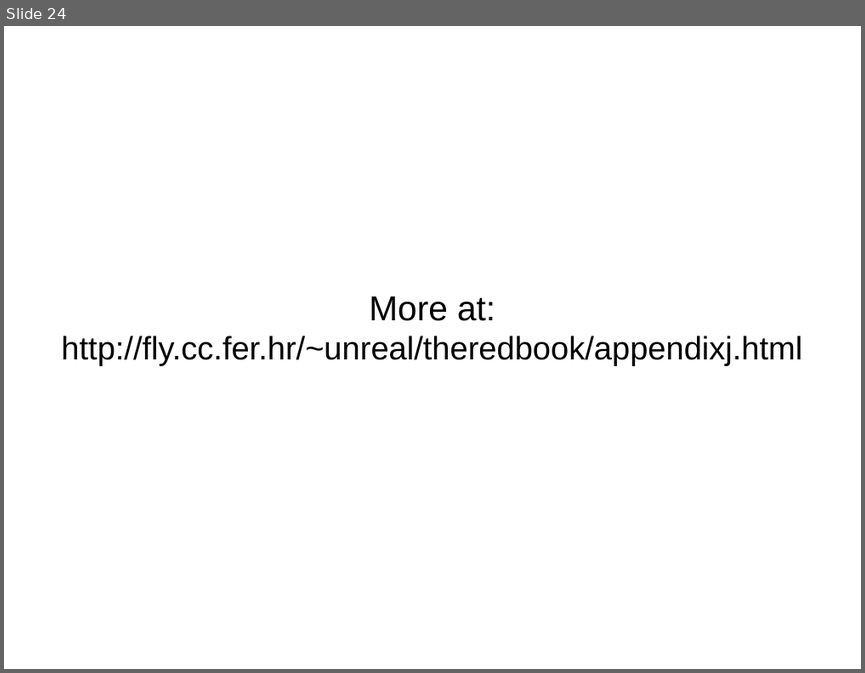
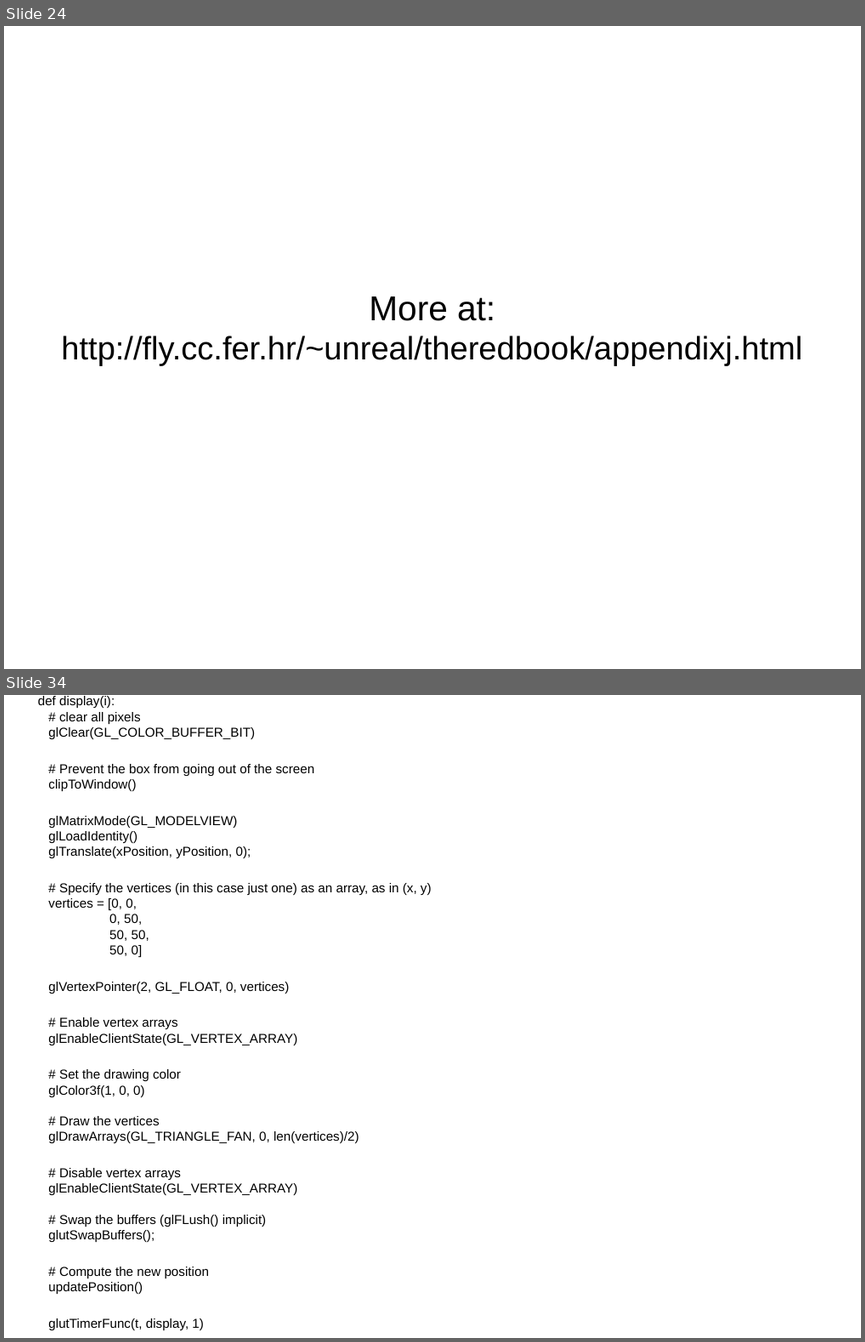
Before and after one commit to plumenator/code, a slide deck: opengl/tutorial/OpenGL Tutorial.odp. Shown one above the other, each under a label of ours: slide 24 before the commit, slides 24 and 34 after it; the slides between them are not shown. The pictures are 865x673 and 865x1342 pixels, drawn with LibreOffice and Linux fonts; fonts in the diff are those of the drawing. Boxes give left, top, right and bottom in pixels: in the first picture for what was removed or moved away, otherwise in the second. Text is boxed around its words. In the diff, an @@ line names an element or a change of style, - is before the commit and + after.

```diff
--- a/opengl/tutorial/OpenGL Tutorial.odp
+++ b/opengl/tutorial/OpenGL Tutorial.odp
@@ slide 34 added at [4,695,861,1338], background #FFFFFF @@
@@ subtitle added at [48,712,432,1293], 12 pt, text #000000 @@
+def display(i):
+# clear all pixels
+glClear(GL_COLOR_BUFFER_BIT)
+# Prevent the box from going out of the screen
+clipToWindow()
+glMatrixMode(GL_MODELVIEW)
+glLoadIdentity()
+glTranslate(xPosition, yPosition, 0);
+# Specify the vertices (in this case just one) as an array, as in (x, y)
+vertices = [0, 0,
+0, 50,
+50, 50,
+50, 0]
+glVertexPointer(2, GL_FLOAT, 0, vertices)
+# Enable vertex arrays
+glEnableClientState(GL_VERTEX_ARRAY)
+# Set the drawing color
+glColor3f(1, 0, 0)
+# Draw the vertices
+glDrawArrays(GL_TRIANGLE_FAN, 0, len(vertices)/2)
+# Disable vertex arrays
+glEnableClientState(GL_VERTEX_ARRAY)
+# Swap the buffers (glFLush() implicit)
+glutSwapBuffers();
+# Compute the new position
+updatePosition()
+glutTimerFunc(t, display, 1)
```
Also in this commit, not shown: 18 other slides added, 1 slide removed.
